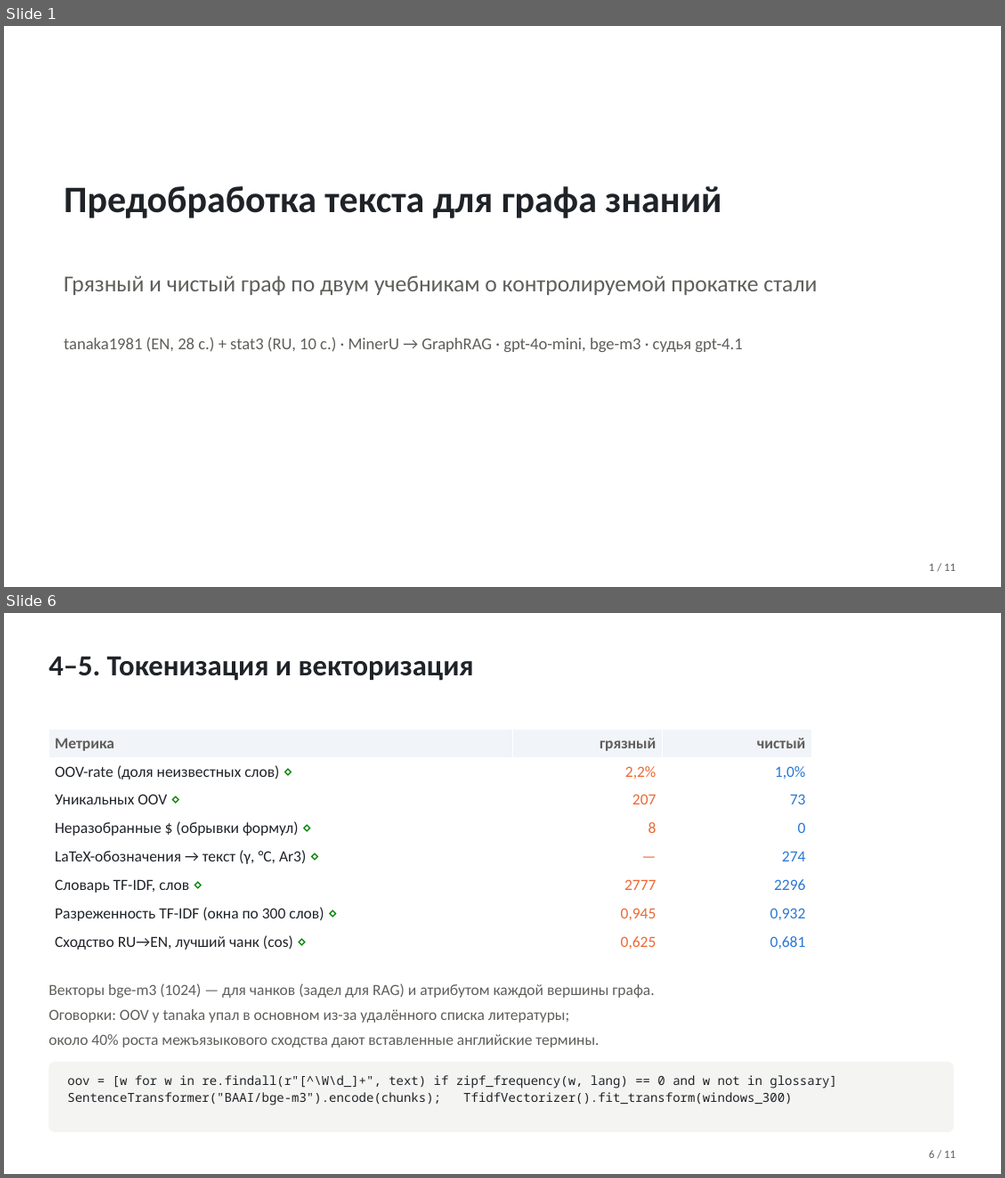
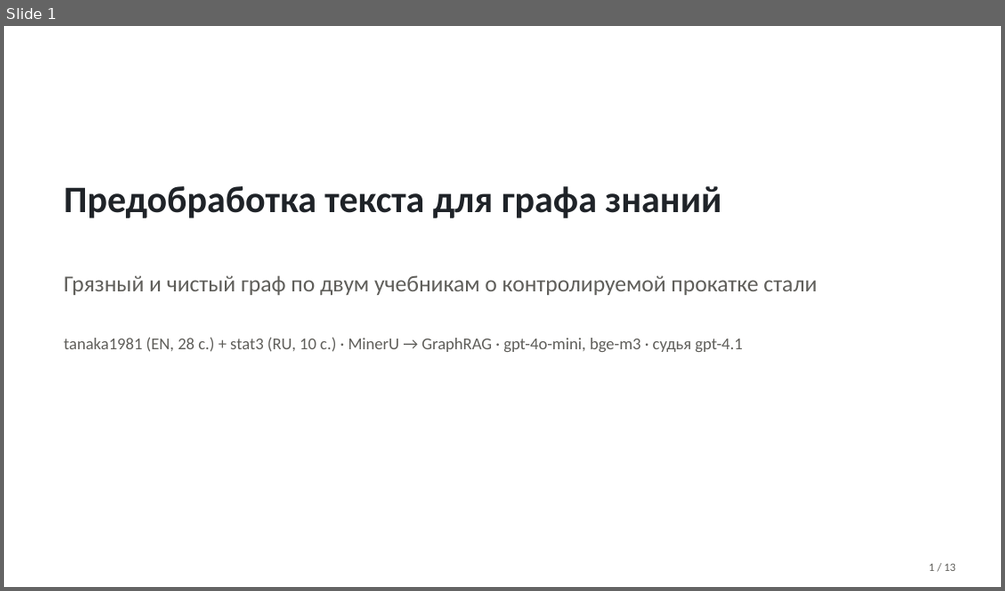
Before and after one commit to TeaDove/mam-26-1, a slide deck: 1-graph/lab-2/results/presentation.pptx. Shown one above the other, each under a label of ours: slides 1 and 6 before the commit, slide 1 after it; the slides between them are not shown. The pictures are 1005x1178 and 1005x591 pixels, drawn with LibreOffice and Linux fonts; fonts in the diff are those of the drawing. Boxes give left, top, right and bottom in pixels: in the first picture for what was removed or moved away, otherwise in the second. Text is boxed around its words. In the diff, an @@ line names an element or a change of style, - is before the commit and + after.

```diff
--- a/1-graph/lab-2/results/presentation.pptx
+++ b/1-graph/lab-2/results/presentation.pptx
@@ slide 6 removed at [4, 613, 1001, 1174], background #FFFFFF @@
@@ text removed at [48, 656, 474, 681] @@
-4–5. Токенизация и векторизация
@@ table removed at [48, 729, 811, 957], 8 rows, 3 columns @@
-Метрика | грязный | чистый
-OOV-rate (доля неизвестных слов) ⋄ | 2,2% | 1,0%
-Уникальных OOV ⋄ | 207 | 73
-Неразобранные $ (обрывки формул) ⋄ | 8 | 0
-LaTeX-обозначения → текст (γ, °C, Ar3) ⋄ | — | 274
-Словарь TF-IDF, слов ⋄ | 2777 | 2296
-Разреженность TF-IDF (окна по 300 слов) ⋄ | 0,945 | 0,932
-Сходство RU→EN, лучший чанк (cos) ⋄ | 0,625 | 0,681
@@ text removed at [48, 983, 654, 1047] @@
-Векторы bge-m3 (1024) — для чанков (задел для RAG) и атрибутом каждой вершины графа.
-Оговорки: OOV у tanaka упал в основном из-за удалённого списка литературы;
-около 40% роста межъязыкового сходства дают вставленные английские термины.
@@ rounded rectangle removed at [48, 1062, 954, 1132] @@
@@ text removed at [67, 1075, 837, 1105] @@
-oov = [w for w in re.findall(r"[^\W\d_]+", text) if zipf_frequency(w, lang) == 0 and w not in glossary]
-SentenceTransformer("BAAI/bge-m3").encode(chunks); TfidfVectorizer().fit_transform(windows_300)
@@ text removed at [929, 1150, 955, 1158] @@
-6 / 11
@@ slide 1 changed as well @@
@@ text at [929, 563, 955, 571]: text changed @@
-1 / 11
+1 / 13
```
Also in this commit, not shown: 7 other slides changed, 5 slides added, 2 other slides removed, 7 other files.
